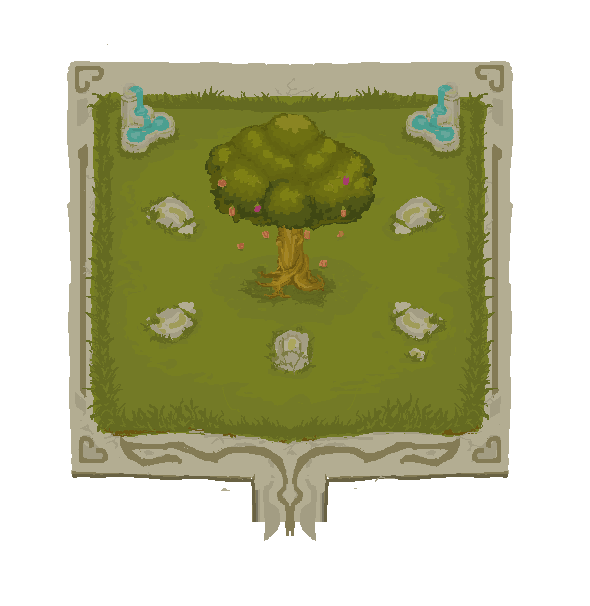
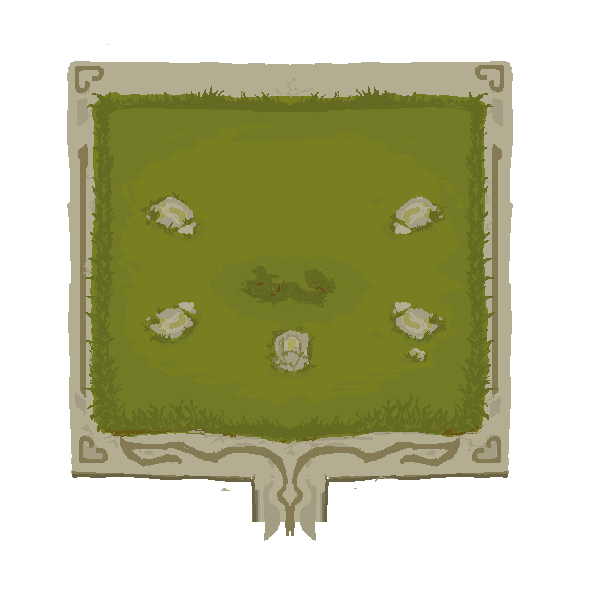
Revision of a layered 590px x 606px image; what changed, layer by layer:
hid "fruits" (2nd of 2, in "versao nova") over [218, 173, 349, 270]
hid "Layer 31" over [218, 114, 365, 203]
hid "Layer 29" over [205, 113, 377, 231]
hid "lianas e tronco antigo" over [208, 194, 344, 299]
hid "garden_room_fonte" (1st of 2) over [115, 83, 180, 160]
hid "garden_room_fonte" (2nd of 2) over [401, 82, 466, 159]
